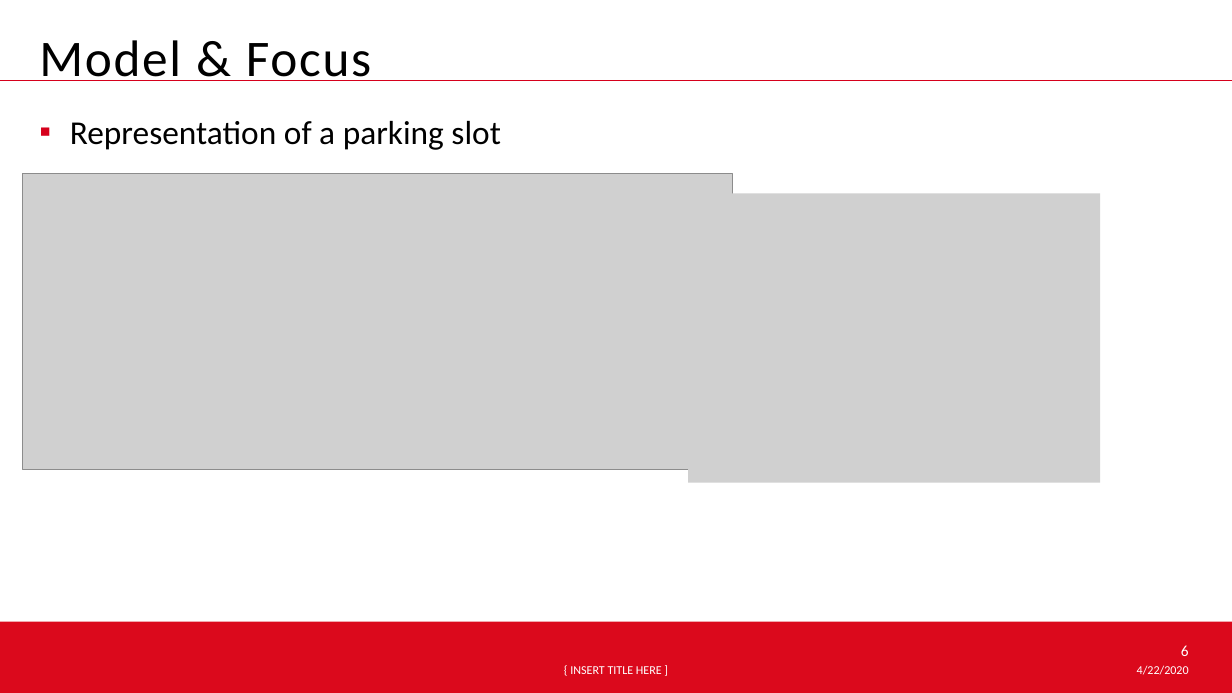
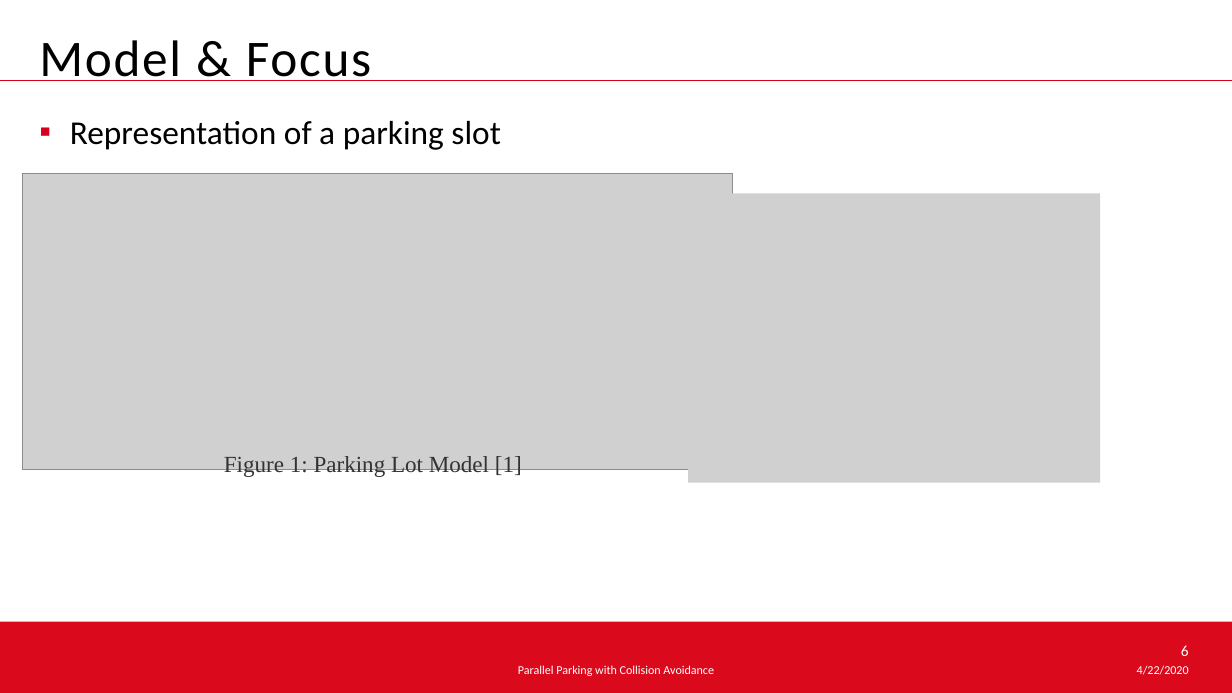
Before and after one commit to hehonglu123/optimal_control, a slide deck: slide 6 of Optimal Control Theory.pptx. Drawn at 1232x693 pixels with LibreOffice and Linux fonts; fonts in the diff are those of the drawing; grey boxes stand for pictures; background and template pictures are left out. Boxes give left, top, right and bottom in pixels: in the first picture for what was removed or moved away, otherwise in the second. Text is boxed around its words. In the diff, an @@ line names an element or a change of style, - is before the commit and + after.

```diff
--- a/Optimal Control Theory.pptx
+++ b/Optimal Control Theory.pptx
@@ text added at (224,456,522,478), 18 pt, text #333333 @@
+Figure 1: Parking Lot Model [1]
@@ text at (518,665,714,676): text changed @@
-{ INSERT TITLE HERE ]
+Parallel Parking with Collision Avoidance
```
Also in this commit, not shown: 11 other slides changed, 7 slides added, 3 slides removed.
